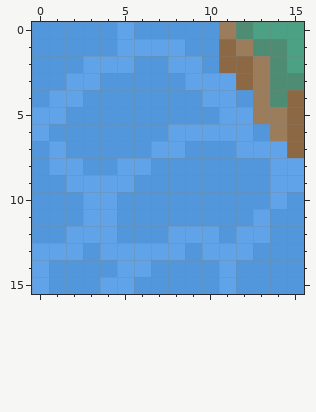
File history of a pixel-art sprite, res/tiles/water_outer_corner_3.png. Above: the version before the commit.
The file is 16x16 pixels.
Once edited:
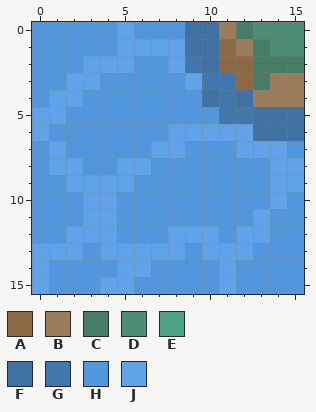
Palette (. is transparent): A #8c6944  B #9b7d5b  C #467d66  D #4e8c73  E #4ca084  F #3f71a3  G #4277ac  H #5297dc  J #60a3e8
The edit:
{"y":0,"x":9,"old":"HH","new":"FF"}
{"y":0,"x":12,"old":"DEEE","new":"CDDD"}
{"y":1,"x":9,"old":"HH","new":"FF"}
{"y":1,"x":13,"old":"D","new":"C"}
{"y":1,"x":15,"old":"E","new":"D"}
{"y":2,"x":9,"old":"JH","new":"GF"}
{"y":2,"x":13,"old":"BDE","new":"CCC"}
{"y":3,"x":10,"old":"JJ","new":"GG"}
{"y":3,"x":13,"old":"BDD","new":"CBB"}
{"y":4,"x":10,"old":"JJH","new":"FGF"}
{"y":4,"x":14,"old":"DA","new":"BB"}
{"y":5,"x":11,"old":"JJBBA","new":"GGFFF"}
{"y":6,"x":13,"old":"HBA","new":"FFF"}
{"y":7,"x":15,"old":"A","new":"H"}
{"label":"changed","picture_box":[185,22,304,158]}
